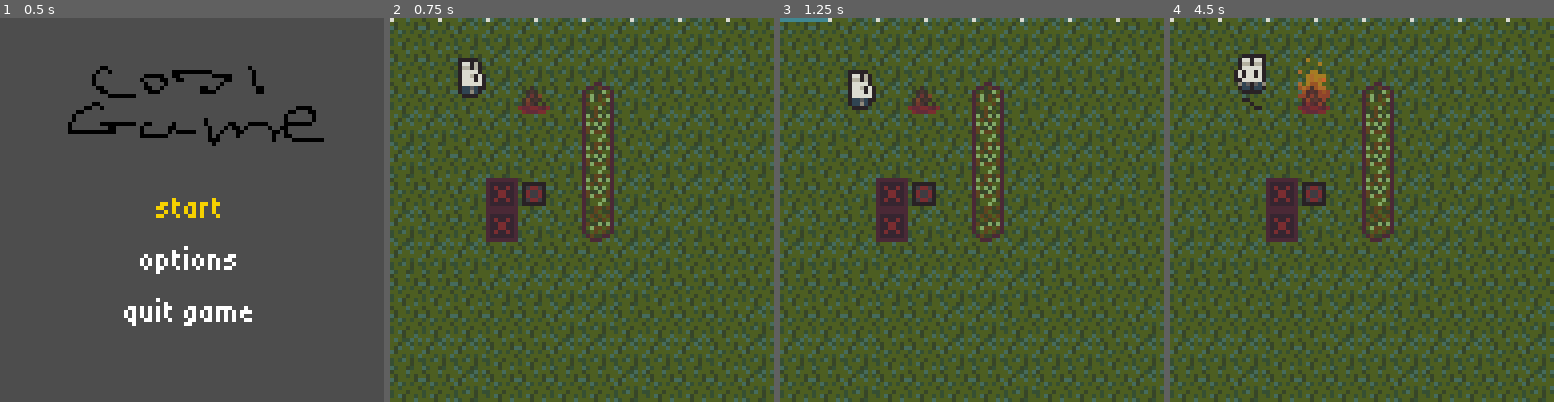
Above: before the commit, frames 1-4 (left to right).
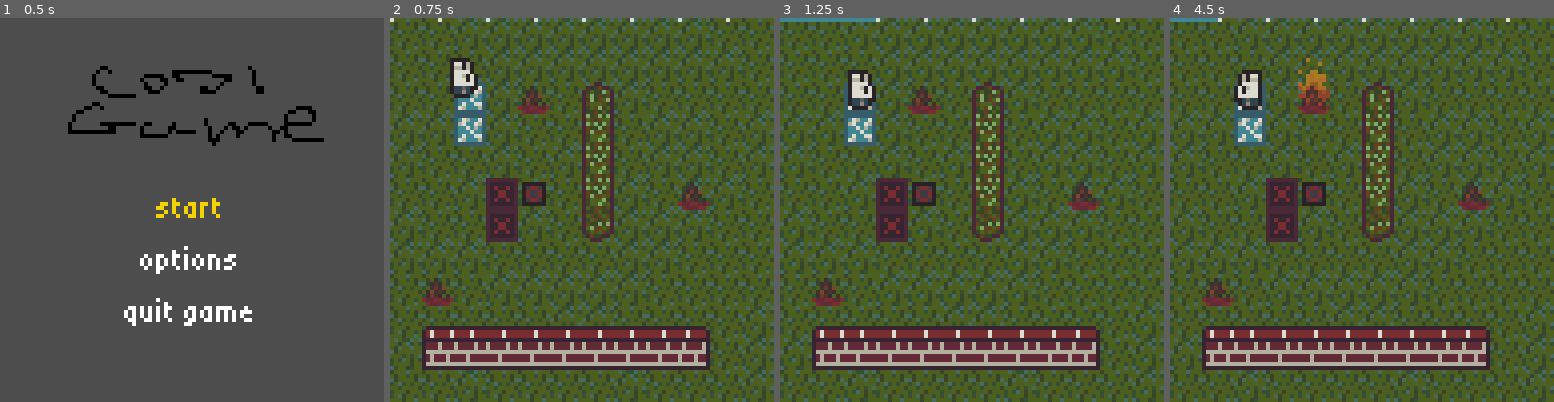
Above: after the commit, the same moments.

Repository: Someone68/cozyfall
Game: Godot game, scene res://scenes/main_menu.tscn
Two runs of this game, one before a commit and one after it. Both use one fixed random seed, a clock stepped at 60 frames per second and the inputs below.
Inputs:
- Up to frame 1 (0.5 s): no input
- Up to frame 2 (0.75 s): tap Enter (ui_accept) at 0.5 s; hold Right (ui_right) from 0.53 s (still down); tap Z (tunnel) at 0.6 s
- Up to frame 3 (1.25 s): keep holding Right (ui_right); tap Enter (ui_accept) at 0.77 s
- Up to frame 4 (4.5 s): tap Enter (ui_accept) at 1.25, 1.52, 2, 2.75, 3.02, 3.77 s; release Right (ui_right) at 1.28 s; hold Down (ui_down) 1.28-2.03 s; tap Z (tunnel) every 0.75 s from 1.35 to 4.35 s; hold Right (ui_right) 2.03-2.78 s; hold Up (ui_up) 2.78-3.53 s; hold Left (ui_left) from 3.53 s (still down)

Frame 1 is identical in both runs. In frame 2, 11% of the frame differs, in the area x 8-84%, y 10-92%; in frame 3, 10%; in frame 4, 11%, in the area x 0-84%, y 0-92%.

Commit message:
walls and ice and fixes

Diff:
--- /dev/null
+++ b/scenes/brickwalls.tscn
@@ -0,0 +1,64 @@
+[gd_scene format=3 uid="uid://b045hc6ppgd2u"]
+
+[ext_resource type="Texture2D" uid="uid://brvuls5wu1o4g" path="res://sprites/tileset.png" id="1_p0osh"]
+
+[sub_resource type="TileSetAtlasSource" id="TileSetAtlasSource_08nh7"]
+texture = ExtResource("1_p0osh")
+texture_region_size = Vector2i(8, 8)
+0:2/size_in_atlas = Vector2i(1, 2)
+0:2/0 = 0
+0:2/0/texture_origin = Vector2i(0, 4)
+0:2/0/z_index = 1
+0:2/0/terrain_set = 0
+0:2/0/terrain = 0
+0:2/0/terrains_peering_bit/bottom_side = 0
+1:2/size_in_atlas = Vector2i(1, 2)
+1:2/0 = 0
+1:2/0/texture_origin = Vector2i(0, 4)
+1:2/0/z_index = 1
+1:2/0/terrain_set = 0
+1:2/0/terrain = 0
+0:4/0 = 0
+0:4/0/z_index = 1
+0:4/0/terrain_set = 0
+0:4/0/terrain = 0
+0:4/0/terrains_peering_bit/bottom_side = 0
+0:4/0/terrains_peering_bit/top_side = 0
+0:5/0 = 0
+0:5/0/z_index = 1
+0:5/0/terrain_set = 0
+0:5/0/terrain = 0
+0:5/0/terrains_peering_bit/top_side = 0
+1:4/size_in_atlas = Vector2i(1, 2)
+1:4/0 = 0
+1:4/0/texture_origin = Vector2i(0, 4)
+1:4/0/z_index = 1
+1:4/0/terrain_set = 0
+1:4/0/terrain = 0
+1:4/0/terrains_peering_bit/right_side = 0
+2:4/size_in_atlas = Vector2i(1, 2)
+2:4/0 = 0
+2:4/0/texture_origin = Vector2i(0, 4)
+2:4/0/z_index = 1
+2:4/0/terrain_set = 0
+2:4/0/terrain = 0
+2:4/0/terrains_peering_bit/right_side = 0
+2:4/0/terrains_peering_bit/left_side = 0
+3:4/size_in_atlas = Vector2i(1, 2)
+3:4/0 = 0
+3:4/0/texture_origin = Vector2i(0, 4)
+3:4/0/z_index = 1
+3:4/0/terrain_set = 0
+3:4/0/terrain = 0
+3:4/0/terrains_peering_bit/left_side = 0
+
+[sub_resource type="TileSet" id="TileSet_1eln1"]
+tile_size = Vector2i(8, 8)
+terrain_set_0/mode = 2
+terrain_set_0/terrain_0/name = "walls"
+terrain_set_0/terrain_0/color = Color(0.7247917, 0.05870825, 1.92523e-07, 1)
+sources/0 = SubResource("TileSetAtlasSource_08nh7")
+
+[node name="BrickWalls" type="TileMapLayer" unique_id=856379871]
+z_index = 1
+tile_set = SubResource("TileSet_1eln1")
--- /dev/null
+++ b/scenes/ice.tscn
@@ -0,0 +1,11 @@
+[gd_scene format=3 uid="uid://7t5f6535bd8q"]
+
+[ext_resource type="Script" uid="uid://o3h75lml5gj0" path="res://scripts/ice.gd" id="1_hdoyw"]
+[ext_resource type="Texture2D" uid="uid://dyyvy4cam8yqb" path="res://sprites/ice.png" id="1_loxpn"]
+
+[node name="Ice" type="Node2D" unique_id=1879288839]
+script = ExtResource("1_hdoyw")
+
+[node name="Sprite2D" type="Sprite2D" parent="." unique_id=44178271]
+texture = ExtResource("1_loxpn")
+centered = false
--- a/scenes/level.tscn
+++ b/scenes/level.tscn
@@ -1,4 +1,4 @@
-[gd_scene format=3 uid="uid://cyhs4soon2el5"]
+[gd_scene format=4 uid="uid://cyhs4soon2el5"]
 
 [ext_resource type="Script" uid="uid://bahuxcam4buo" path="res://scripts/level.gd" id="1_mx8sn"]
 [ext_resource type="PackedScene" uid="uid://dpe56p1o5di7a" path="res://scenes/death_screen.tscn" id="2_klq6b"]
@@ -6,9 +6,11 @@
 [ext_resource type="PackedScene" uid="uid://bywris2cmufxx" path="res://scenes/player.tscn" id="3_ppgk2"]
 [ext_resource type="PackedScene" uid="uid://caots4u2856ek" path="res://scenes/walls.tscn" id="4_8c41q"]
 [ext_resource type="PackedScene" uid="uid://ccskmild8mi3c" path="res://scenes/bonfire.tscn" id="5_ppgk2"]
+[ext_resource type="PackedScene" uid="uid://b045hc6ppgd2u" path="res://scenes/brickwalls.tscn" id="5_t1rx8"]
 [ext_resource type="Texture2D" uid="uid://bqx21ud32uve8" path="res://sprites/coldbar.png" id="6_2r41h"]
 [ext_resource type="PackedScene" uid="uid://cpiphle12k0cp" path="res://scenes/button.tscn" id="8_b121j"]
 [ext_resource type="PackedScene" uid="uid://qcllx1lqfgx4" path="res://scenes/door.tscn" id="9_8c41q"]
+[ext_resource type="PackedScene" uid="uid://7t5f6535bd8q" path="res://scenes/ice.tscn" id="10_olg7q"]
 
 [sub_resource type="AtlasTexture" id="AtlasTexture_klq6b"]
 atlas = ExtResource("6_2r41h")
@@ -127,7 +129,10 @@
 [node name="Floor" parent="." unique_id=2117507599 instance=ExtResource("3_8c41q")]
 
 [node name="Walls" parent="." unique_id=1423184826 instance=ExtResource("4_8c41q")]
-tile_map_data = PackedByteArray(0, 0, 6, 0, 2, 0, 1, 0, 3, 0, 0, 0, 0, 0, 6, 0, 3, 0, 1, 0, 3, 0, 1, 0, 0, 0, 6, 0, 4, 0, 1, 0, 3, 0, 1, 0, 0, 0, 6, 0, 5, 0, 1, 0, 3, 0, 1, 0, 0, 0, 6, 0, 6, 0, 1, 0, 3, 0, 2, 0, 0, 0)
+tile_map_data = PackedByteArray("AAAGAAIAAQADAAAAAAAGAAMAAQADAAEAAAAGAAQAAQADAAEAAAAGAAUAAQADAAEAAAAGAAYAAQADAAIAAAA=")
+
+[node name="BrickWalls" parent="." unique_id=856379871 instance=ExtResource("5_t1rx8")]
+tile_map_data = PackedByteArray("AAABAAoAAAABAAQAAAACAAoAAAACAAQAAAADAAoAAAACAAQAAAAEAAoAAAACAAQAAAAFAAoAAAACAAQAAAAGAAoAAAACAAQAAAAHAAoAAAACAAQAAAAIAAoAAAACAAQAAAAJAAoAAAADAAQAAAA=")
 
 [node name="Player" parent="." unique_id=230875539 instance=ExtResource("3_ppgk2")]
 z_index = 1
@@ -137,6 +142,14 @@
 [node name="Bonfire" parent="." unique_id=1475972330 instance=ExtResource("5_ppgk2")]
 z_index = 1
 position = Vector2(32, 16)
+
+[node name="Bonfire2" parent="." unique_id=122006422 instance=ExtResource("5_ppgk2")]
+z_index = 1
+position = Vector2(72, 40)
+
+[node name="Bonfire3" parent="." unique_id=175865529 instance=ExtResource("5_ppgk2")]
+z_index = 1
+position = Vector2(8, 64)
 
 [node name="StatusBar" type="AnimatedSprite2D" parent="." unique_id=1903935334]
 z_index = 2
@@ -157,4 +170,10 @@
 position = Vector2(24, 48)
 id = "testdoor"
 
+[node name="Ice" parent="." unique_id=1879288839 instance=ExtResource("10_olg7q")]
+position = Vector2(16, 24)
+
+[node name="Ice2" parent="." unique_id=225939567 instance=ExtResource("10_olg7q")]
+position = Vector2(16, 16)
+
 [connection signal="move_finished" from="Player" to="." method="_on_player_arrived"]
--- a/scenes/player.tscn
+++ b/scenes/player.tscn
@@ -903,7 +903,7 @@
 [node name="AnimatedSprite2D" type="AnimatedSprite2D" parent="." unique_id=1099299]
 position = Vector2(4, 0)
 sprite_frames = SubResource("SpriteFrames_fsrav")
-animation = &"down_tunnel_out"
+animation = &"right_idle"
 
 [node name="MovementCooldown" type="Timer" parent="." unique_id=1586735100]
 wait_time = 0.3
--- /dev/null
+++ b/scripts/ice.gd
@@ -0,0 +1,4 @@
+extends FloorEntity
+
+var temp_cost := 2
+var no_tunnel := true
--- a/scripts/level.gd
+++ b/scripts/level.gd
@@ -7,19 +7,38 @@
 
 @onready var walls := $Walls
 @onready var player := $Player
+@onready var hard_walls := $BrickWalls
+
 var solids := {}
 var floors := {}
 var bonfires := {}
 var on_bonfire := false
 
+func tile_temp_cost(pos: Vector2i) -> int:
+	var f = floors.get(pos)
+	if f and "temp_cost" in f: return f.temp_cost
+	return 1
+
+func is_tunnelable(pos: Vector2i) -> bool:
+	var f = floors.get(pos)
+	return not (f and "no_tunnel" in f and f.no_tunnel)
 
 func death():
 	var loaded_death_screen = DEATH_SCREEN.instantiate()
 	add_child(loaded_death_screen)
 
+func is_hard_wall(pos: Vector2i) -> bool:
+	return hard_walls.get_cell_source_id(pos) != -1
+
 func is_wall(pos: Vector2i):
 	return not Rect2i(Vector2i.ZERO, SIZE).has_point(pos) \
-		or walls.get_cell_source_id(pos) != -1
+		or walls.get_cell_source_id(pos) != -1 \
+		or is_hard_wall(pos)
+
+func tunnel_path_clear(from: Vector2i, dir: Vector2i, dist: int) -> bool:
+	for i in range(1, dist + 1):
+		if is_hard_wall(from + dir * i): return false
+	return true
 
 func open_door(id) -> void:
 	var to_open := []
@@ -74,5 +93,5 @@
 	elif(coldness == 8):
 		$StatusBar.play("full")
 
-func init_player(dir: Vector2i):
-	player.position = (player.grid_pos + dir) * TILE
+func init_player(_dir: Vector2i):
+	player.position = Vector2(player.grid_pos * TILE)
--- a/scripts/player.gd
+++ b/scripts/player.gd
@@ -64,11 +64,14 @@
 
 func tunnel():
 	if dead or tunneling or can_move != "all": return
+	if not level.is_tunnelable(grid_pos): return
 	tunneling = true
 	play_anim("_tunnel_in")
 	await $AnimatedSprite2D.animation_finished
 	var target := grid_pos + direction * 3
-	var moved: bool = level.can_occupy(target)
+	var moved: bool = level.can_occupy(target) \
+	and level.is_tunnelable(target) \
+	and level.tunnel_path_clear(grid_pos, direction, 3)
 	if moved:
 		grid_pos = target
 		position = Vector2(target * TILE)
@@ -81,7 +84,7 @@
 
 func after_move():
 	if !level.on_bonfire:
-		temperature -= 1
+		temperature -= level.tile_temp_cost(grid_pos)
 	if temperature < 0:
 		die()
 		return
Not shown, added: scripts/ice.gd.uid
Binary file added: sprites/ice.aseprite
Binary file added: sprites/ice.png
Not shown, added: sprites/ice.png.import
Binary file changed: sprites/tileset.png
